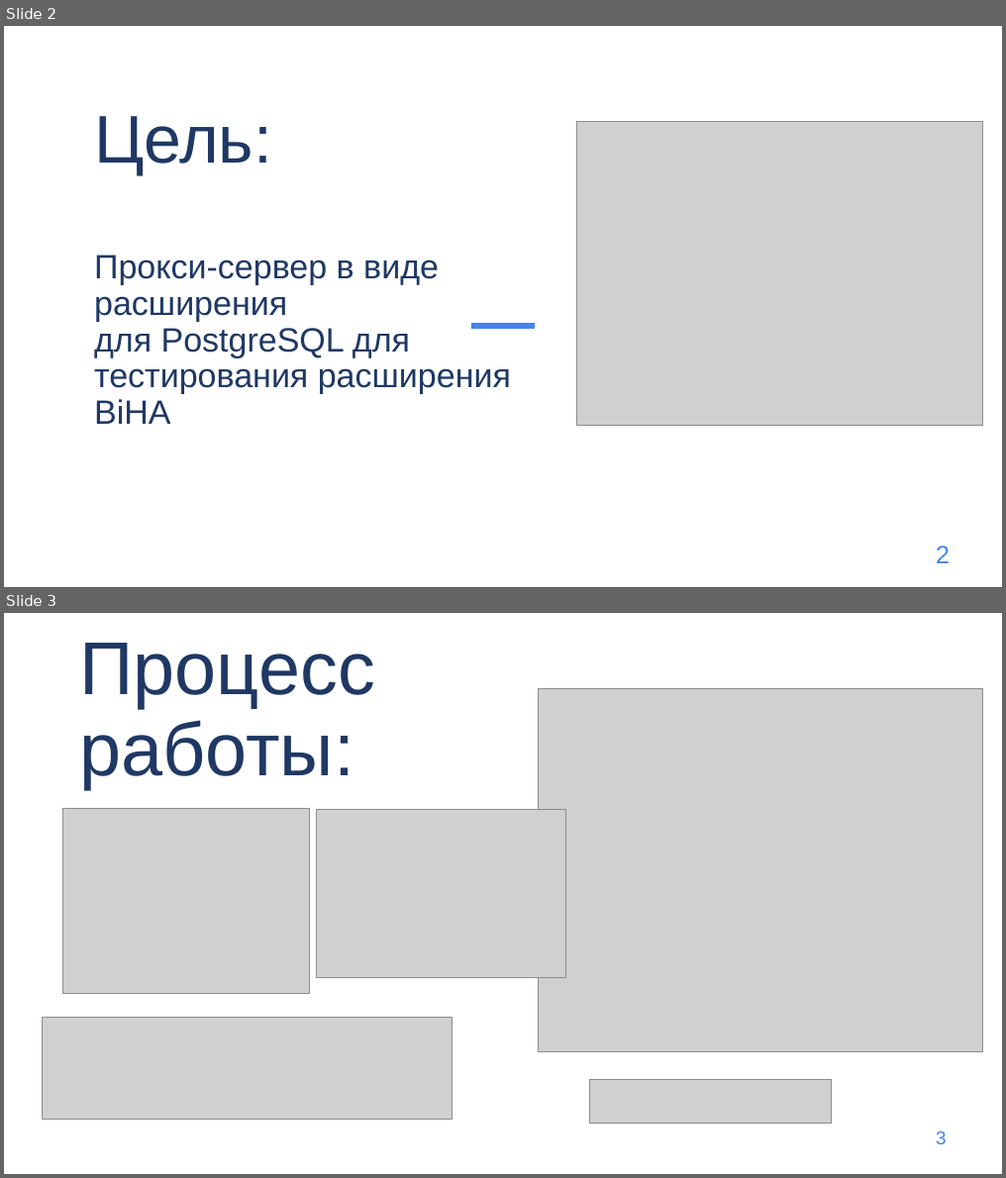
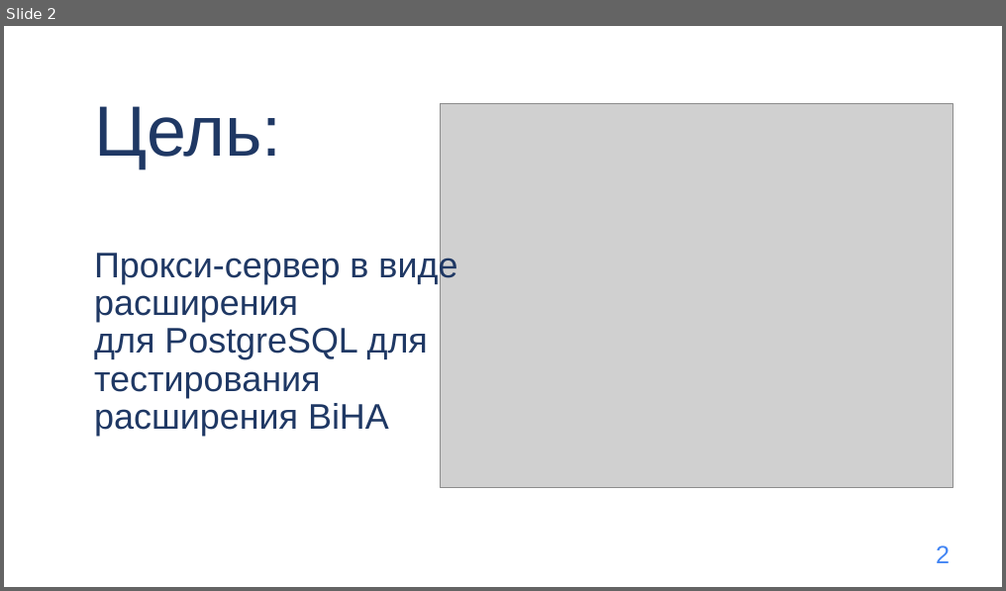
Before and after one commit to DLaaren/PGLab-postgresql-proxy-extension, a slide deck: proxy.pptx. Shown one above the other, each under a label of ours: slides 2 and 3 before the commit, slide 2 after it. The pictures are 1006x1178 and 1006x591 pixels, drawn with LibreOffice and Linux fonts; fonts in the diff are those of the drawing; grey boxes stand for pictures. Boxes give left, top, right and bottom in pixels: in the first picture for what was removed or moved away, otherwise in the second. Text is boxed around its words. In the diff, an @@ line names an element or a change of style, - is before the commit and + after.

```diff
--- a/proxy.pptx
+++ b/proxy.pptx
@@ slide 3 removed at box(4, 613, 1002, 1174), background #FFFFFF @@
@@ title removed at box(79, 643, 374, 789) @@
-Процесс работы:
@@ picture removed at box(539, 688, 983, 1053) @@
@@ picture removed at box(62, 808, 310, 994) @@
@@ picture removed at box(316, 809, 566, 978) @@
@@ picture removed at box(42, 1018, 451, 1120) @@
@@ picture removed at box(589, 1080, 832, 1124) @@
@@ text removed at box(936, 1132, 946, 1145) @@
-3
@@ slide 2 changed as well @@
@@ title "Цель: Прокси-сервер в виде расширения ..." at box(94, 106, 457, 436): size 64.8 to 68.4 pt in "Цель:"; size 32.4 to 34.2 pt; line spacing 0.9 to 0.89 @@
@@ picture: place and size @@
-picture at box(576, 122, 983, 425)
+picture at box(441, 103, 953, 488)
@@ freeform shape added at box(436, 289, 491, 319), outline #FFFFFF 17.01 pt @@
@@ line removed from (471, 326) to (536, 326) @@
```
Also in this commit, not shown: 1 other slide changed, 15 slides added, 7 other slides removed.
